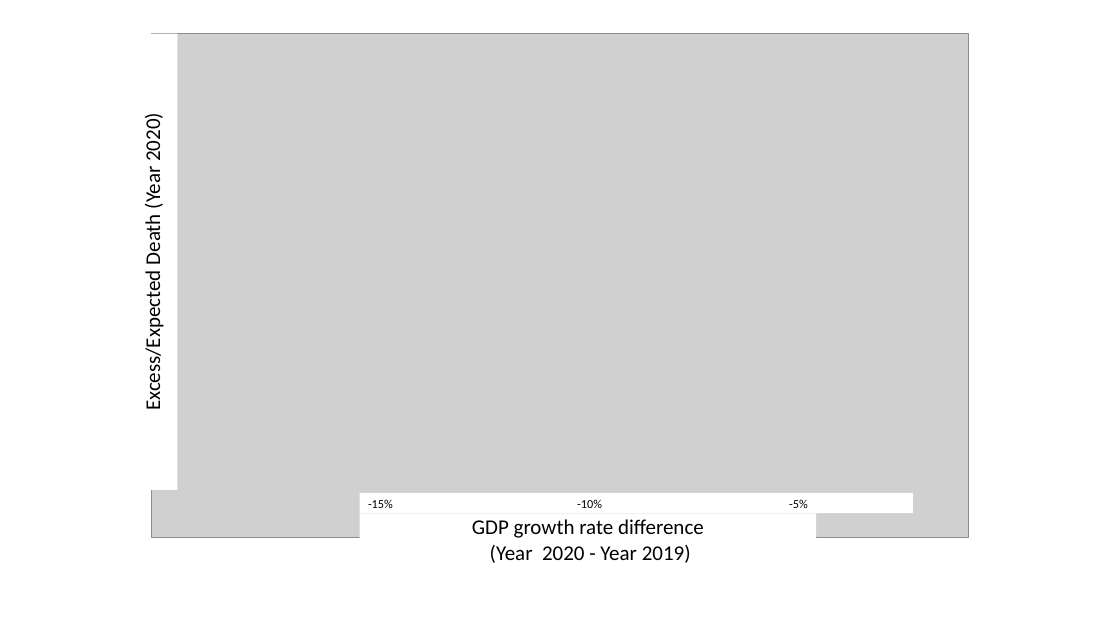
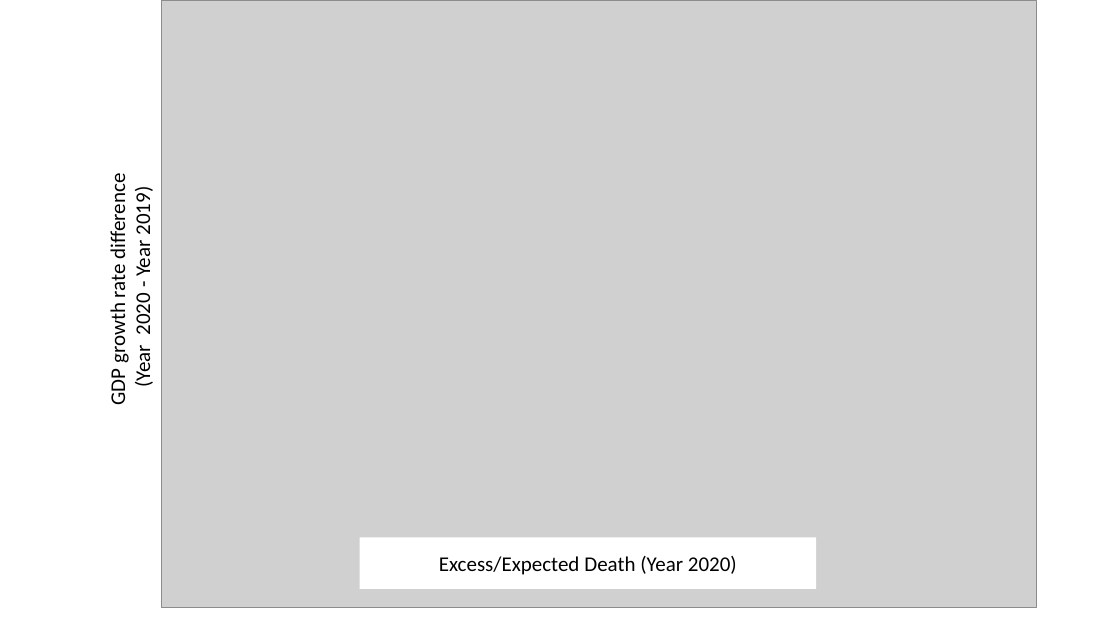
Before and after one commit to jeremy-dai/Covid-19-death-rate-and-GDP-growth, a slide deck: slide 1 of figure.pptx. Drawn at 1120x630 pixels with LibreOffice and Linux fonts; fonts in the diff are those of the drawing; grey boxes stand for pictures. Boxes give left, top, right and bottom in pixels: in the first picture for what was removed or moved away, otherwise in the second. Text is boxed around its words. In the diff, an @@ line names an element or a change of style, - is before the commit and + after.

```diff
--- a/figure.pptx
+++ b/figure.pptx
@@ picture: place and size @@
-picture at <box>152,34,969,538</box>
+picture at <box>161,0,1036,608</box>
@@ rectangle "GDP growth rate difference" at <box>103,61,155,518</box>: rotation 0 to 270 degrees @@
@@ rectangle removed at <box>360,493,912,513</box> @@
--15% -10% -5%
@@ rectangle "Excess/Expected Death (Year 2020)" at <box>360,538,816,589</box>: rotation 270 to 0 degrees @@
```
Also in this commit, not shown: 6 other files.
